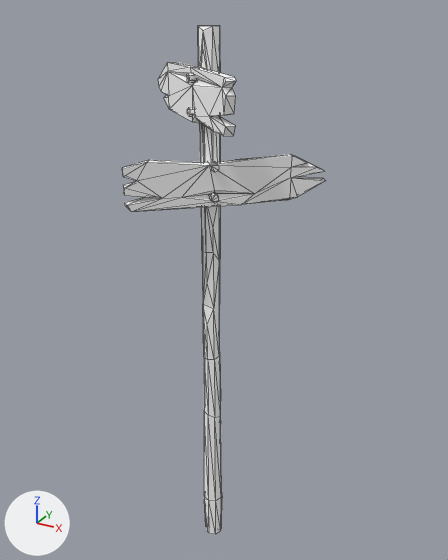
What one commit did to the glTF model public/siege/scifi/meadow_SM_Prop_Sign_03.gltf.
Both versions are drawn from a 50 mm camera at (1.5, -2.59, 2.95) aimed at (0.01, 0.11, 1.6). The axes (+X, +Y, +Z) are drawn at lower left. The lights are the same throughout. The older version comes first. Mesh edges are drawn as thin lines. Where no turn or scale is listed for an object, it has been applied to the vertices.

The scene before the commit, as lines of its bpy script (objects in view):
```python
mat_explorer_mat33 = principled_material('Explorer_MAT33')
mat_explorer_mat33.base_color = (1.0, 1.0, 1.0)  # white #ffffff
mat_explorer_mat33.roughness = 1.0
me_mesh = bpy.data.meshes.new('Mesh')
me_mesh.from_pydata(...)  # 238 vertices, 430 faces; spans x -0.5..0.48, y -0.35..0.34, z -0.08..2.88
me_mesh.materials.append(mat_explorer_mat33)  # white #ffffff
ob_sm_prop_sign_03 = bpy.data.objects.new('SM_Prop_Sign_03', me_mesh)
ob_sm_prop_sign_03.location = (0.0, 0.0, 0.0)
```
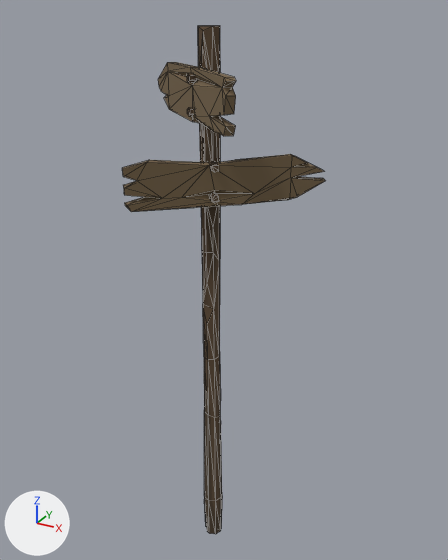
Changed parts and their boxes [x1, y1, x2, y2] in the pictures (448 x 560 px):
'SM_Prop_Sign_03', surface changed (white to brown): [122, 26, 325, 534] in both

The change, as a diff of the scene's bpy script:
```diff
--- a/public/siege/scifi/meadow_SM_Prop_Sign_03.gltf.py
+++ b/public/siege/scifi/meadow_SM_Prop_Sign_03.gltf.py
@@ img_polygonnaturebiomes_meadow_texture_01 @@
+img_polygonnaturebiomes_meadow_texture_01 = load_image('PolygonNatureBiomes_Meadow_Texture_01', 'PolygonNatureBiomes_Meadow_Texture_01.webp', 4096, 4096, 'sRGB')
@@ mat_explorer_mat33 @@
 mat_explorer_mat33 = principled_material('Explorer_MAT33')
-mat_explorer_mat33.base_color = (1.0, 1.0, 1.0)  # white #ffffff
+mat_explorer_mat33.texture = img_polygonnaturebiomes_meadow_texture_01
 mat_explorer_mat33.roughness = 1.0
```
